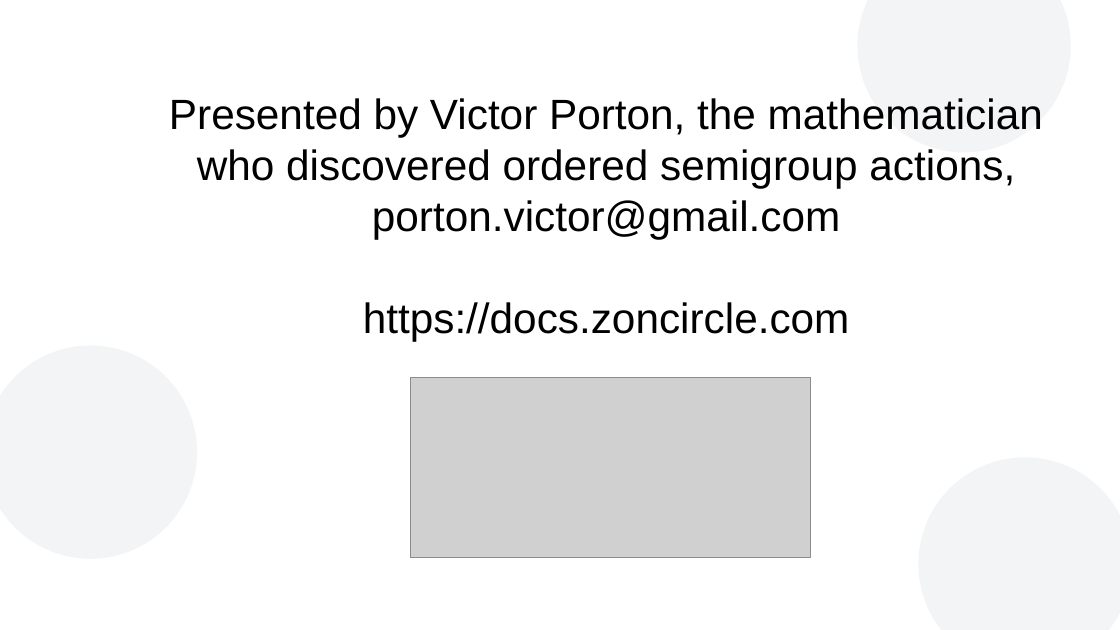
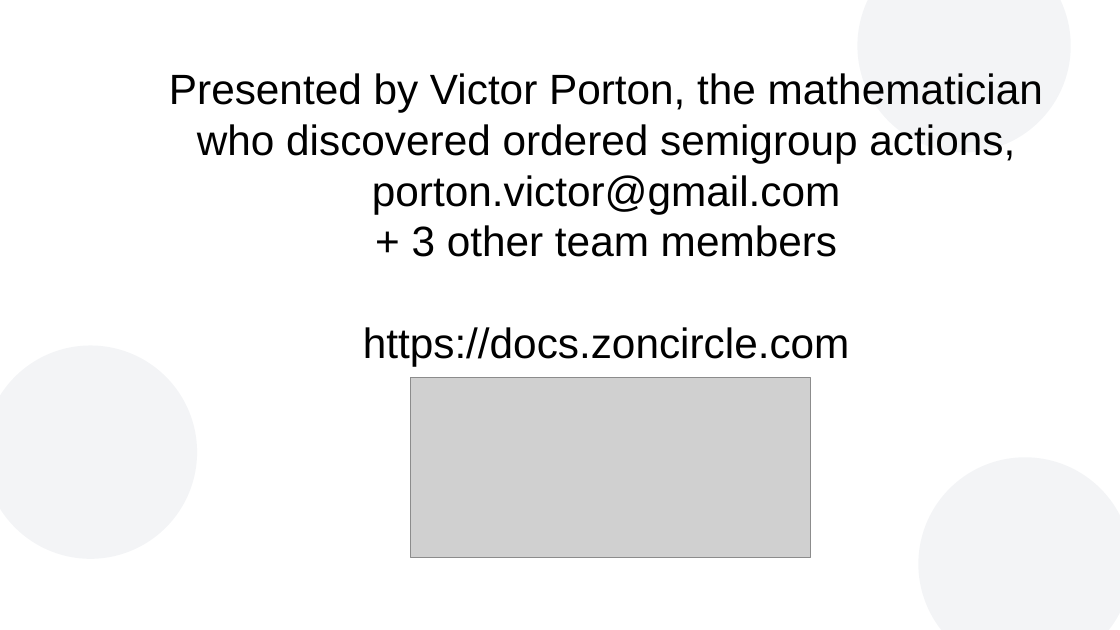
Before and after one commit to vporton/zondirectory2, a slide deck: slide 10 of docs/presentation.odp. Drawn at 1120x630 pixels with LibreOffice and Linux fonts; fonts in the diff are those of the drawing; grey boxes stand for pictures; background and template pictures are left out. Boxes give left, top, right and bottom in pixels: in the first picture for what was removed or moved away, otherwise in the second. Text is boxed around its words. In the diff, an @@ line names an element or a change of style, - is before the commit and + after.

```diff
--- a/docs/presentation.odp
+++ b/docs/presentation.odp
@@ text at [412, 225, 837, 257]: paragraph added @@
++ 3 other team members
```
Also in this commit, not shown: 1 other slide changed.
